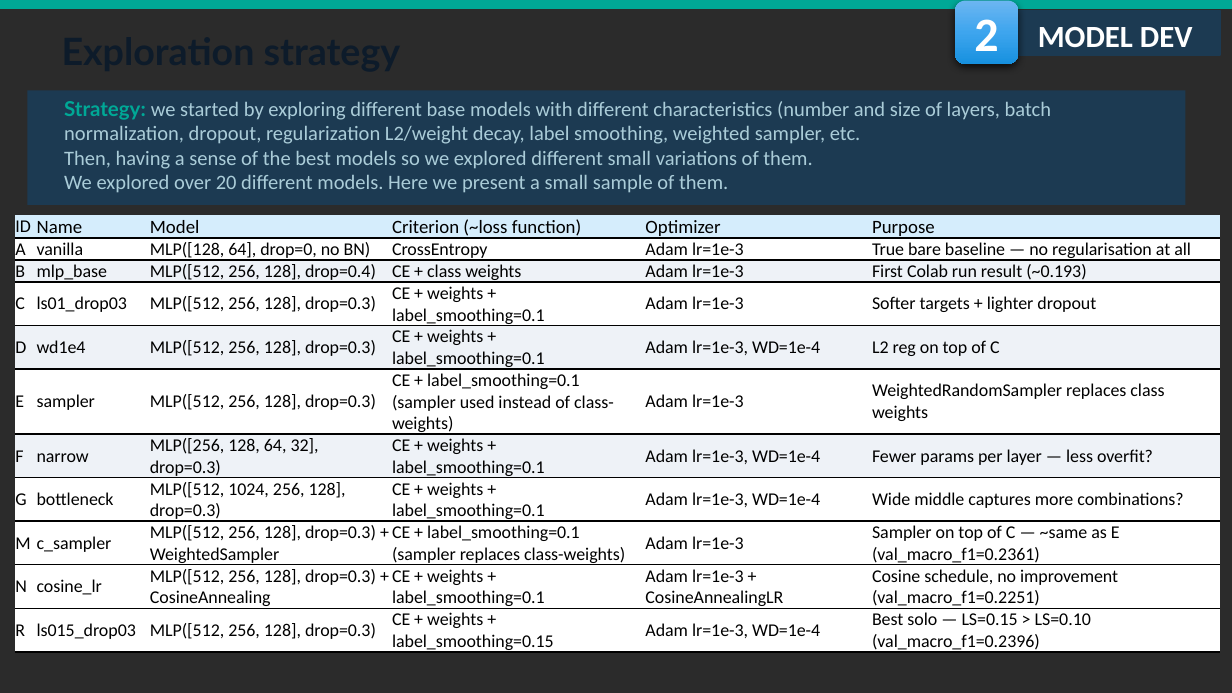
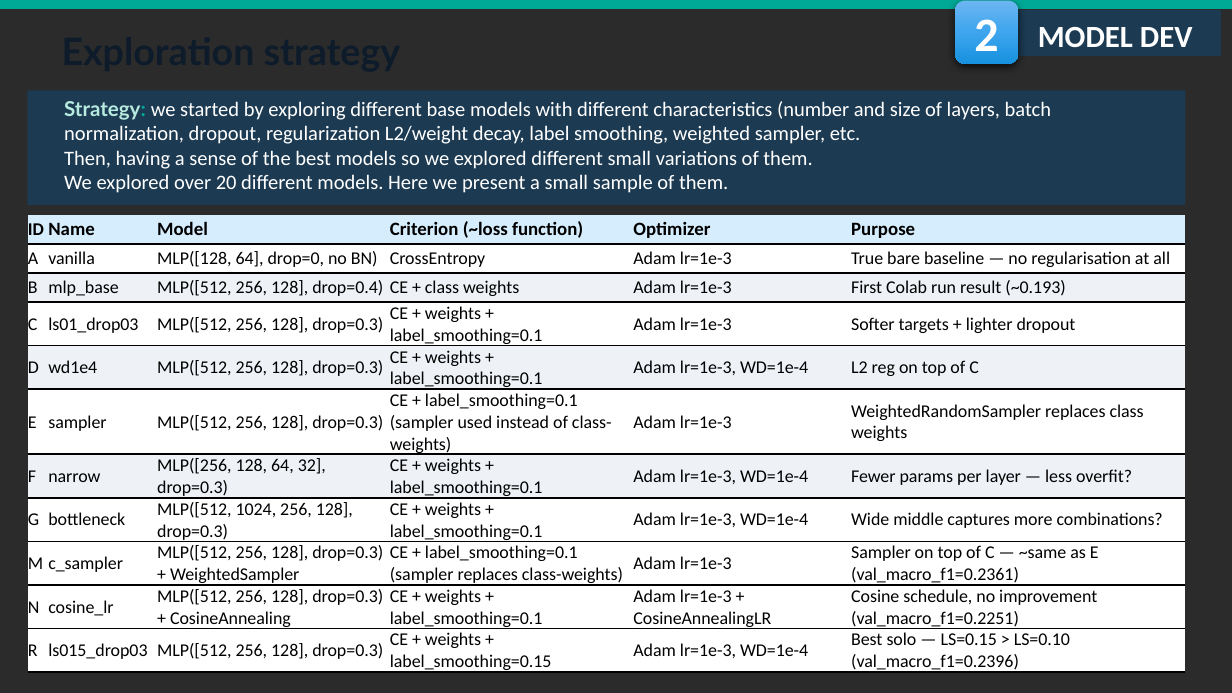
Before and after one commit to fmssilva/DL_Proj, a slide deck: slide 11 of assignment_1/task1/Task1_report.pptx. Drawn at 1232x693 pixels with LibreOffice and Linux fonts; fonts in the diff are those of the drawing; background and template pictures are left out; a plain dark background stands for a picture behind light text. Boxes give left, top, right and bottom in pixels: in the first picture for what was removed or moved away, otherwise in the second. Text is boxed around its words. In the diff, an @@ line names an element or a change of style, - is before the commit and + after.

```diff
--- a/assignment_1/task1/Task1_report.pptx
+++ b/assignment_1/task1/Task1_report.pptx
@@ text "Strategy: we started by exploring ..." at (64,101,1051,193): text colour #00A896 to #B7EADE in "Strategy:"; text colour #AACCD8 to #FFFFFF @@
@@ table at (27,214,1186,677) @@
@@ bold on in "ID", "Name", "Model", "Criterion (~loss function)" and 2 more places @@
@@ table: place and size @@
-table at (15,214,1221,656)
+table at (27,214,1186,677)
```
Also in this commit, not shown: 19 other slides changed, 1 slide added, 2 other files.
